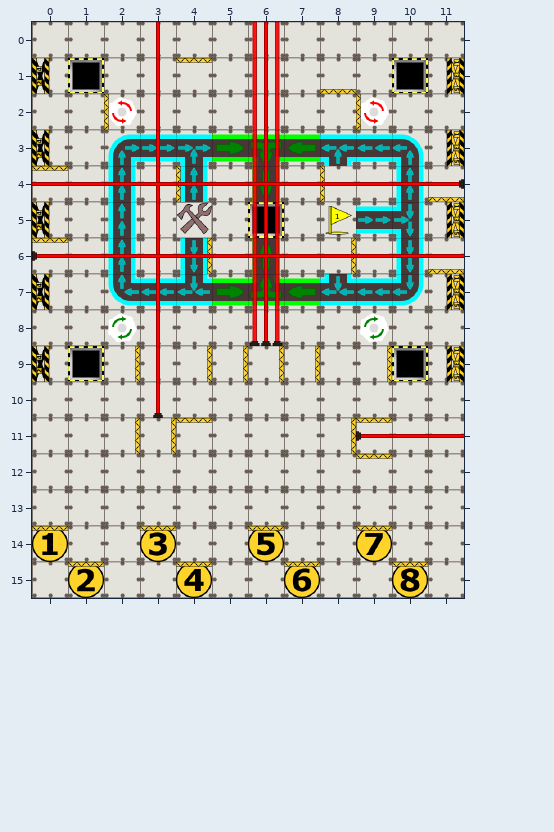
A Tiled map (JSON) gets an edit: maps/test_4.json. Above, as it was before the edit.
Cells are 64x64 px. Shown: x 0..11, y 0..15.
After the commit:
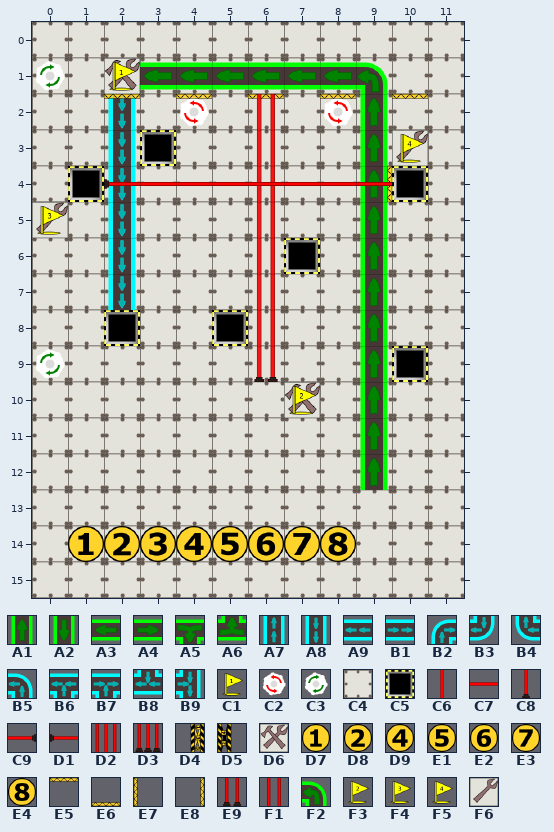
Key: from "Board": A1 0 "conveyor_belt_1", A2 0 turned 180 "conveyor_belt_1", A3 0 turned 270 "conveyor_belt_1", A4 0 turned 90 "conveyor_belt_1", A5 5 "conveyor_belt_1_cross_t", A6 5 turned 180 "conveyor_belt_1_cross_t", A7 6 "conveyor_belt_2", A8 6 turned 180 "conveyor_belt_2", A9 6 turned 270 "conveyor_belt_2", B1 6 turned 90 "conveyor_belt_2", B2 7 "conveyor_belt_2_corner.s", B3 7 turned 180 "conveyor_belt_2_corner.s", B4 7 turned 270 "conveyor_belt_2_corner.s", B5 8 "conveyor_belt_2_corner_l", B6 9 "conveyor_belt_2_cross_l", B7 10 "conveyor_belt_2_cross_r", B8 10 turned 180 "conveyor_belt_2_cross_r", B9 10 turned 90 "conveyor_belt_2_cross_r", C1 12 "flag_1", C2 20 "gear_l", C3 21 "gear_r", C4 22 "ground", C5 23 "hole", C6 24 "laser_1", C7 24 turned 90 "laser_1", C8 25 "laser_1_base", C9 25 turned 270 "laser_1_base", D1 25 turned 90 "laser_1_base", D2 28 "laser_3", D3 29 "laser_3_base", D4 30 turned 90 "pusher_1_3_5", D5 31 turned 270 "pusher_2_4", D6 33 "repair_2", D7 34 "starting_square01", D8 35 "starting_square02", D9 37 "starting_square04", E1 38 "starting_square05", E2 39 "starting_square06", E3 40 "starting_square07", E4 41 "starting_square08", E5 42 "wall", E6 42 turned 180 "wall", E7 42 turned 270 "wall", E8 42 turned 90 "wall"; from "test": E9 15 "laser", F1 16 "laser", F2 18 "belt", F3 30 "flag", F4 31 "flag", F5 32 "flag", F6 37 "repair".
__ is an empty cell, ## one hidden under a higher layer, .. an unchanged one.
From old to new:
--- layer "zaklad"
@@ x 1..10 @@
- 1 C5 .. .. .. .. .. .. .. .. C5
+ 1 C4 .. .. .. .. .. .. .. .. C4
@@ x 1..10 @@
- 9 C5 .. .. .. .. .. .. .. .. C5
+ 9 C4 .. .. .. .. .. .. .. .. ##
--- layer "start"
@@ x 0..11 @@
- 1 D5 .. .. .. .. .. .. .. .. .. .. D4
- 2 .. .. C2 .. .. .. .. .. .. C2 .. ..
- 3 D5 .. .. __ .. .. .. .. .. .. .. D4
- 4 .. __ .. .. .. .. .. .. .. .. __ ..
- 5 D5 .. .. .. .. .. .. .. .. .. .. D4
- 6 .. .. .. .. .. .. .. __ .. .. .. ..
- 7 D5 .. .. .. .. .. .. .. .. .. .. D4
- 8 .. .. C3 .. .. __ .. .. .. C3 .. ..
- 9 D5 .. .. .. .. .. .. .. .. .. __ D4
+ 1 __ .. .. .. .. .. .. .. .. .. .. __
+ 2 .. .. __ .. .. .. .. .. .. __ .. ..
+ 3 __ .. .. C5 .. .. .. .. .. .. .. __
+ 4 .. C5 .. .. .. .. .. .. .. .. C5 ..
+ 5 __ .. .. .. .. .. .. .. .. .. .. __
+ 6 .. .. .. .. .. .. .. C5 .. .. .. ..
+ 7 __ .. .. .. .. .. .. .. .. .. .. __
+ 8 .. .. C5 .. .. C5 .. .. .. __ .. ..
+ 9 __ .. .. .. .. .. .. .. .. .. C5 __
@@ x 0..10 @@
-14 D7 __ __ .. __ __ E1 __ __ E3 ..
-15 .. D8 .. .. D9 .. .. E2 .. .. E4
+14 __ D7 D8 .. D9 E1 E2 E3 E4 __ ..
+15 .. __ .. .. __ .. .. __ .. .. __
--- layer "belts"
@@ x 0..10 @@
- 1 __ .. __ __ __ __ __ __ __ __ ..
- 2 .. .. __ .. __ .. .. .. __ __ ..
- 3 .. .. B2 B1 B7 A4 A5 A3 B6 A9 B5
- 4 .. .. A7 .. A7 .. A2 .. .. __ A7
- 5 __ .. A7 .. D6 .. C5 .. C1 B1 B9
- 6 .. .. A7 .. A8 .. A1 .. .. __ A8
- 7 .. .. B4 A9 B8 A4 A6 A3 B8 A9 B3
- 8 .. .. .. .. .. .. .. .. .. __ ..
- 9 __ .. .. .. .. .. .. .. .. __ ..
-10 .. .. .. .. .. .. .. __ .. __ ..
-11 .. .. .. .. .. .. .. .. .. __ ..
-12 .. .. .. .. .. .. .. .. .. __ ..
+ 1 C3 .. D6 A3 A3 A3 A3 A3 A3 F2 ..
+ 2 .. .. A8 .. C2 .. .. .. C2 A1 ..
+ 3 .. .. A8 __ __ __ __ __ __ A1 F6
+ 4 .. .. A8 .. __ .. __ .. .. A1 __
+ 5 F6 .. A8 .. __ .. __ .. __ A1 __
+ 6 .. .. A8 .. __ .. __ .. .. A1 __
+ 7 .. .. A8 __ __ __ __ __ __ A1 __
+ 8 .. .. .. .. .. .. .. .. .. A1 ..
+ 9 C3 .. .. .. .. .. .. .. .. A1 ..
+10 .. .. .. .. .. .. .. D6 .. A1 ..
+11 .. .. .. .. .. .. .. .. .. A1 ..
+12 .. .. .. .. .. .. .. .. .. A1 ..
--- layer "walls"
@@ x 0..11 @@
- 1 .. .. __ .. E5 .. .. .. E6 .. .. ..
- 2 .. .. E7 .. __ .. __ .. __ E7 __ ..
- 3 .. .. .. .. .. .. .. .. .. .. __ ..
- 4 E5 .. .. .. E7 .. .. .. E7 __ .. E6
- 5 __ .. .. .. .. .. .. .. .. .. .. ..
- 6 E5 .. .. .. E8 .. .. .. E8 .. .. E6
+ 1 .. .. C1 .. __ .. .. .. __ .. .. ..
+ 2 .. .. E5 .. E5 .. E5 .. E5 __ E5 ..
+ 3 .. .. .. .. .. .. .. .. .. .. F5 ..
+ 4 __ .. .. .. __ .. .. .. __ E8 .. __
+ 5 F4 .. .. .. .. .. .. .. .. .. .. ..
+ 6 __ .. .. .. __ .. .. .. __ .. .. __
@@ x 2..9 @@
- 9 E8 .. E8 E8 E8 E8 .. E8
-10 .. .. .. .. .. __ .. ..
-11 E8 E8 E5 .. .. .. E8 E5
-12 .. .. .. .. .. .. .. E5
+ 9 __ .. __ __ __ __ .. __
+10 .. .. .. .. .. F3 .. ..
+11 __ __ __ .. .. .. __ __
+12 .. .. .. .. .. .. .. __
@@ x 0..10 @@
-14 E5 .. .. E5 .. .. E5 .. .. E5 ..
-15 .. E5 .. .. E5 .. .. E5 .. .. E5
+14 __ .. .. __ .. .. __ .. .. __ ..
+15 .. __ .. .. __ .. .. __ .. .. __
--- layer "lasers"
@@ x 3..11 @@
- 0 C6 .. .. D2 .. .. .. .. ..
- 1 C6 .. .. D2 .. .. .. .. ..
- 2 C6 .. .. D2 .. .. .. .. ..
- 3 C6 .. .. D2 .. .. .. .. ..
- 4 C6 .. .. D2 .. .. .. .. ..
- 5 C6 .. .. D2 .. .. .. .. ..
- 6 C6 .. .. D2 .. .. .. .. ..
- 7 C6 .. .. D2 .. .. .. .. ..
- 8 C6 .. .. D3 .. .. .. .. ..
- 9 C6 .. .. __ .. .. .. .. ..
-10 C8 .. .. .. .. .. .. .. ..
-11 .. .. .. .. .. .. D1 C7 C7
+ 0 __ .. .. __ .. .. .. .. ..
+ 1 __ .. .. __ .. .. .. .. ..
+ 2 __ .. .. F1 .. .. .. .. ..
+ 3 __ .. .. F1 .. .. .. .. ..
+ 4 __ .. .. F1 .. .. .. .. ..
+ 5 __ .. .. F1 .. .. .. .. ..
+ 6 __ .. .. F1 .. .. .. .. ..
+ 7 __ .. .. F1 .. .. .. .. ..
+ 8 __ .. .. F1 .. .. .. .. ..
+ 9 __ .. .. E9 .. .. .. .. ..
+10 __ .. .. .. .. .. .. .. ..
+11 .. .. .. .. .. .. __ __ __
--- layer "lasers2"
@@ x 0..11 @@
- 4 C7 C7 C7 .. .. .. .. .. .. .. C7 C9
+ 4 __ __ D1 .. .. .. .. .. .. .. __ __
@@ x 0..11 @@
- 6 D1 C7 C7 C7 C7 C7 C7 C7 C7 C7 C7 C7
+ 6 __ __ __ __ __ __ __ __ __ __ __ __
Where, in picture pixels (left, top, right, bottom), the same in both pictures:
changed: (32, 22, 464, 490)
changed: (32, 526, 428, 598)
